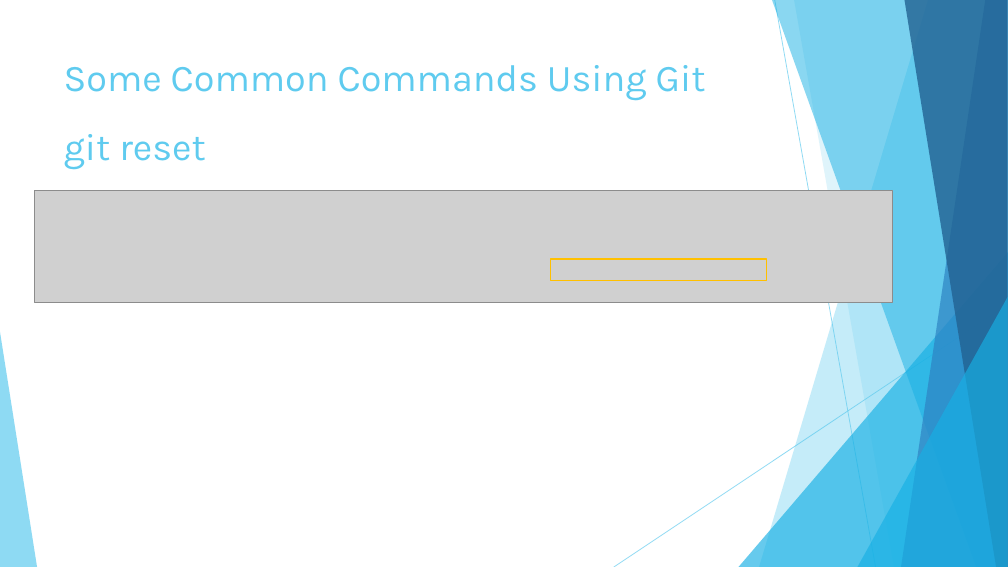
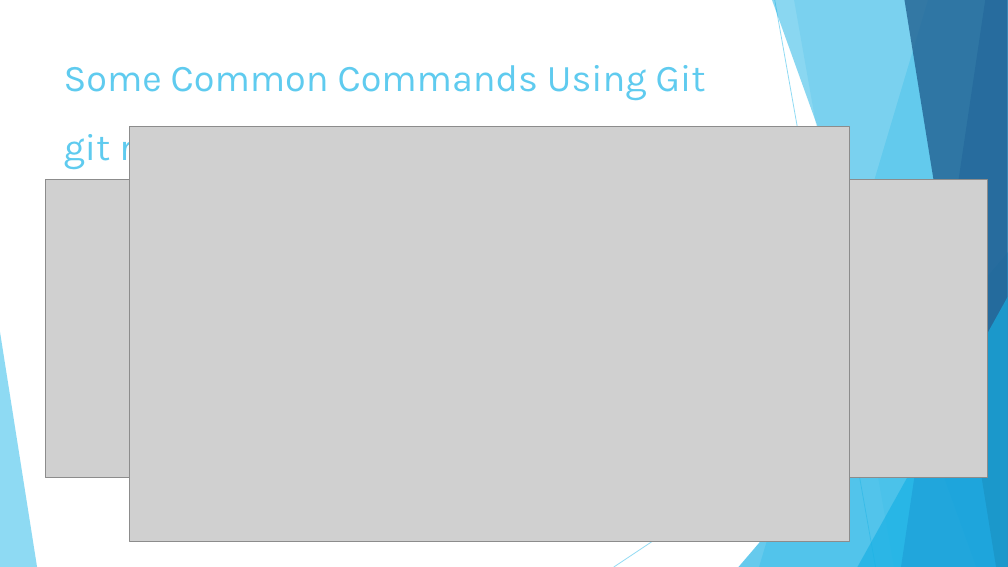
Before and after one commit to elishevastrauss1/VersionControl, a slide deck: slide 17 of Version Control Presentation.pptx. Drawn at 1008x567 pixels with LibreOffice and Linux fonts; fonts in the diff are those of the drawing; grey boxes stand for pictures. Boxes give left, top, right and bottom in pixels: in the first picture for what was removed or moved away, otherwise in the second. Text is boxed around its words. In the diff, an @@ line names an element or a change of style, - is before the commit and + after.

Commit message:
Added reset

```diff
--- a/Version Control Presentation.pptx
+++ b/Version Control Presentation.pptx
@@ text at [64,126,218,170]: text changed @@
-git reset
+git revert
@@ picture added at [129,126,850,541] @@
@@ picture removed at [34,191,893,302] @@
@@ picture added at [45,180,988,478] @@
@@ rectangle removed at [551,259,767,281] @@
```
Also in this commit, not shown: 2 other slides changed, 3 slides added.
